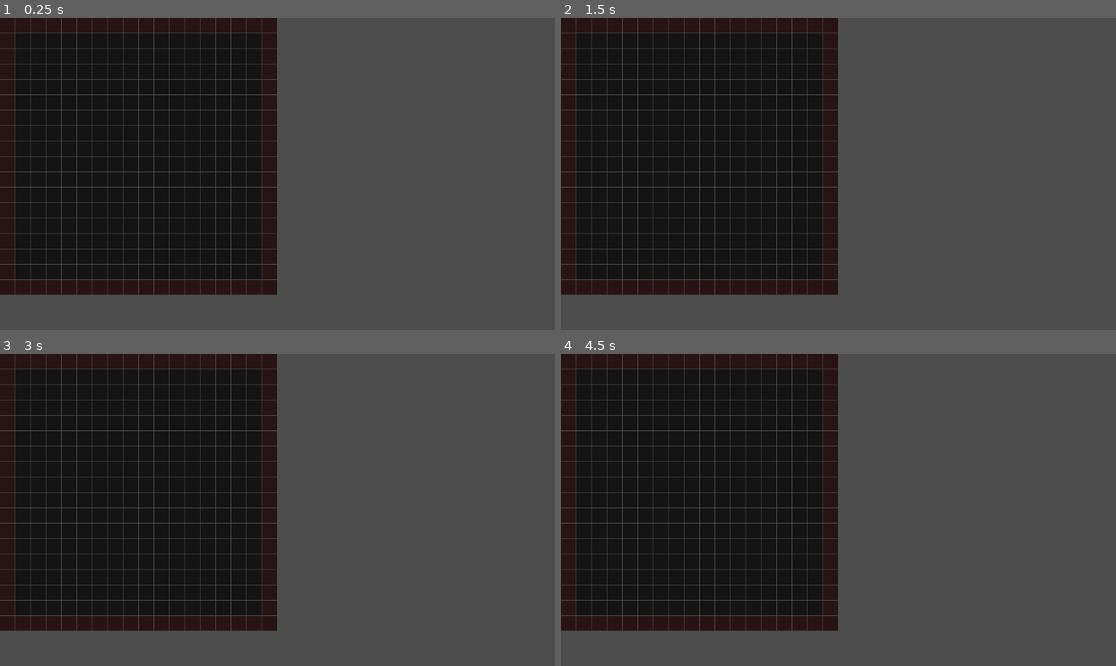
Above: before the commit, frames 1-4 (two rows, left to right).
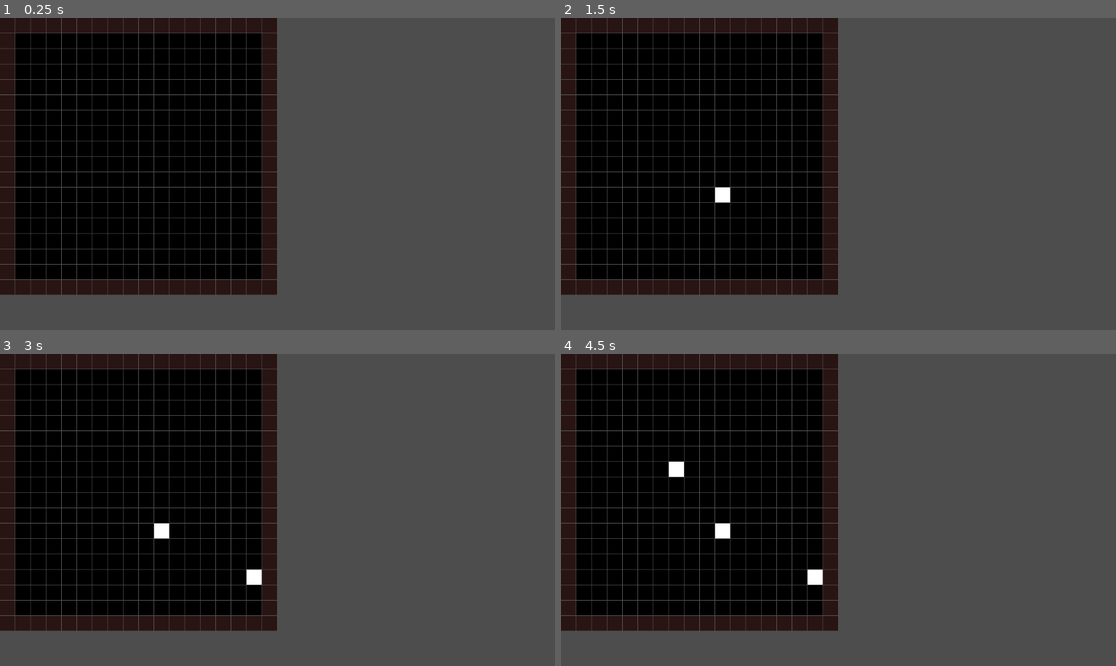
Above: after the commit, the same moments.

Repository: rskupnik/godot-fluid-simulation-demo
Game: Godot game, scene res://root.tscn
The game is run twice, just before and just after one commit, with the same random seed, the same clock (stepped at 60 frames per second) and the same inputs.
Inputs (mouse positions are in pixels of both pictures, inside the frame that each line leads up to):
- Up to frame 1 (0.25 s): no input
- Up to frame 2 (1.5 s): tap Enter at 0.5 s; move the mouse to (960, 158) at 0.52 s; click (960, 158) at 0.67 s; tap Space at 1.25 s; move the mouse to (727, 189) at 1.27 s; click (727, 189) at 1.42 s
- Up to frame 3 (3 s): tap Enter at 2 s; move the mouse to (333, 441) at 2.02 s; click (333, 441) at 2.17 s; tap Space at 2.75 s; move the mouse to (249, 572) at 2.77 s; click (249, 572) at 2.92 s
- Up to frame 4 (4.5 s): tap Enter at 3.5 s; move the mouse to (1005, 556) at 3.52 s; click (1005, 556) at 3.67 s; tap Space at 4.25 s; move the mouse to (672, 463) at 4.27 s; click (672, 463) at 4.42 s

The runs differ from the first frame. In frame 2, 0.1% of the frame differs, in the area x 27-31%, y 54-60%; in frame 3, 0.3%; in frame 4, 0.4%, in the area x 19-48%, y 34-74%.

Commit message:
adding density with mouse clicks

Diff:
--- a/fluid_grid.gd
+++ b/fluid_grid.gd
@@ -40,6 +40,28 @@
 func IX(i: int, j: int) -> int:
 	return i + (N + 2) * j
 
+# This helper function translates the position we clicked on with the mouse
+# into the cell coordinates
+# So if we click somewhere in the grid, it will return a Vector2i, where the
+# first element is the index of the cell in that grid in x dimension
+# and the other element is the index of the cell in the y dimension
+func cell_from_mouse(pos: Vector2) -> Vector2i:
+	return Vector2i(floor(pos.x / cell_size), floor(pos.y / cell_size))
+
+# This is the standard Godot function for processing input
+# We want to detect a mouse click and inject density into the clicked cell
+# Density is represented as a float number and is stored in the "density" array
+func _input(event):
+	if event is InputEventMouseButton and event.pressed:
+		# figure out the cell that was clicked
+		var cell := cell_from_mouse(to_local(event.position))
+		var i := cell.x
+		var j := cell.y
+
+		if i >= 1 and i <= N and j >= 1 and j <= N:
+			density[IX(i, j)] += 1.0	# inject density into the cell
+			queue_redraw()				# tell Godot to redraw the grid
+
 # This is the standard Godot function used for drawing
 # We want to draw a simple grid of (N+2)*(N+2) rectangles of size cell_size
 func _draw():
@@ -50,7 +72,13 @@
 			var rect := Rect2(x, y, cell_size, cell_size)
 
 			var is_boundary := i == 0 or j == 0 or i == N + 1 or j == N + 1
-			var fill := Color(0.16, 0.08, 0.08) if is_boundary else Color(0.08, 0.08, 0.08)
+			var fill := Color(0.08, 0.08, 0.08)
+			if is_boundary:
+				fill = Color(0.16, 0.08, 0.08)
+			else:
+				# Even though density can go above 1.0, we need to clamp it to values between 0.0 and 1.0 for drawing
+				var d : float = clamp(density[IX(i, j)], 0.0, 1.0)
+				fill = Color(d, d, d)
 
 			draw_rect(rect, fill, true)
 			draw_rect(rect, Color(0.35, 0.35, 0.35), false)
